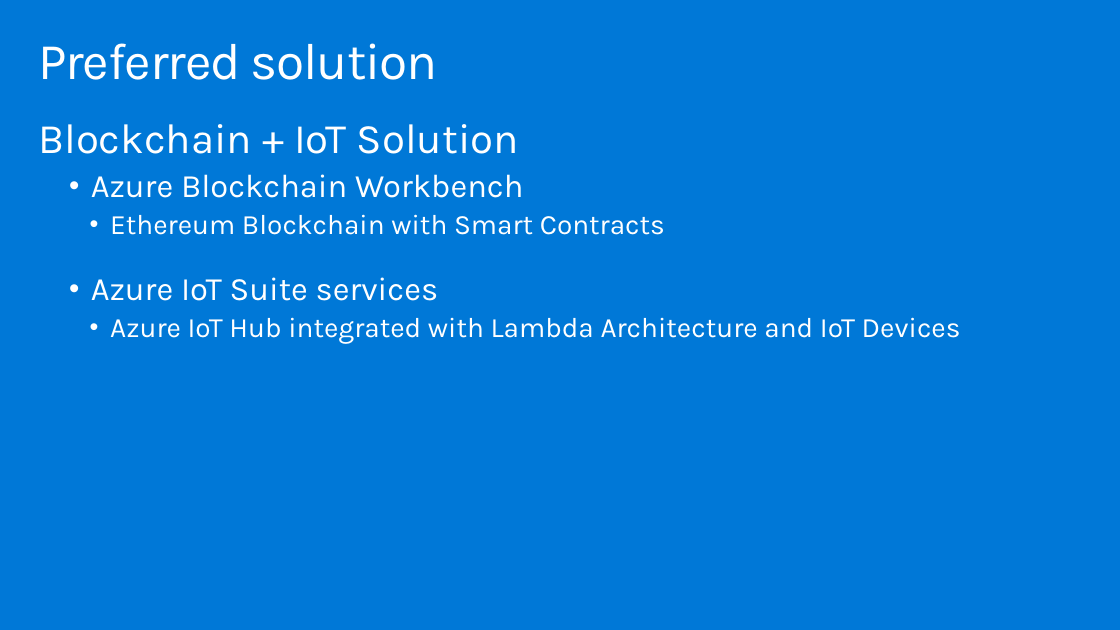
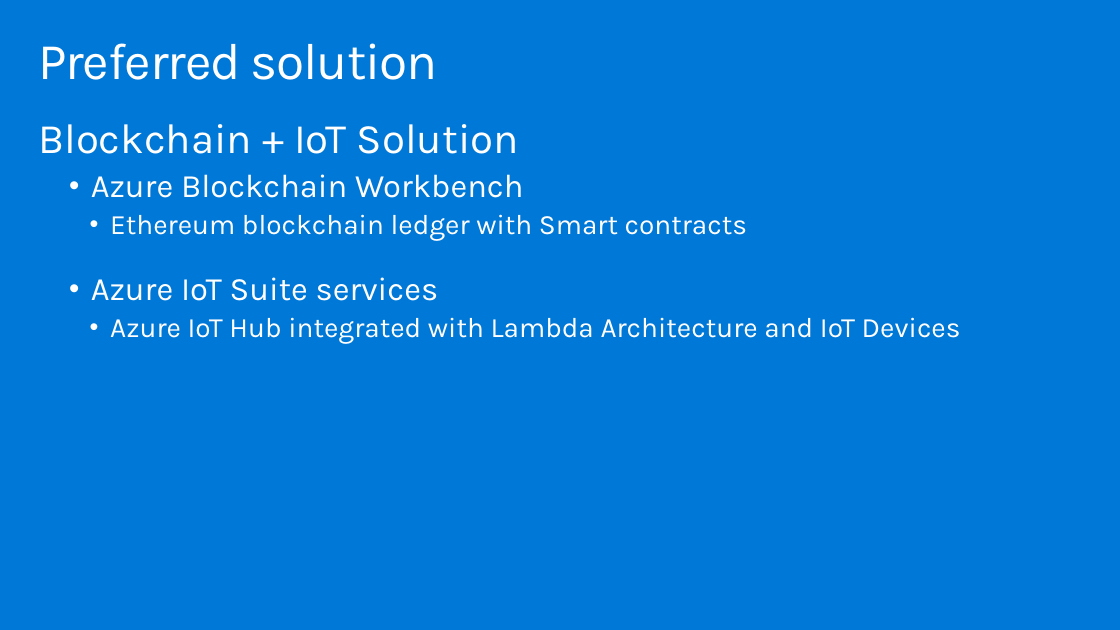
Before and after one commit to Microsoft/MCW-Azure-Blockchain, a slide deck: slide 17 of Whiteboard design session/WDS trainer presentation - Azure Blockchain.pptx. Drawn at 1120x630 pixels with LibreOffice and Linux fonts; fonts in the diff are those of the drawing. Boxes give left, top, right and bottom in pixels: in the first picture for what was removed or moved away, otherwise in the second. Text is boxed around its words. In the diff, an @@ line names an element or a change of style, - is before the commit and + after.

```diff
--- a/Whiteboard design session/WDS trainer presentation - Azure Blockchain.pptx
+++ b/Whiteboard design session/WDS trainer presentation - Azure Blockchain.pptx
@@ text at <box>110,214,747,241</box>: text changed @@
-    • Ethereum Blockchain with Smart Contracts
+    • Ethereum blockchain ledger with Smart contracts
```
Also in this commit, not shown: 4 other slides changed, 2 other files.
